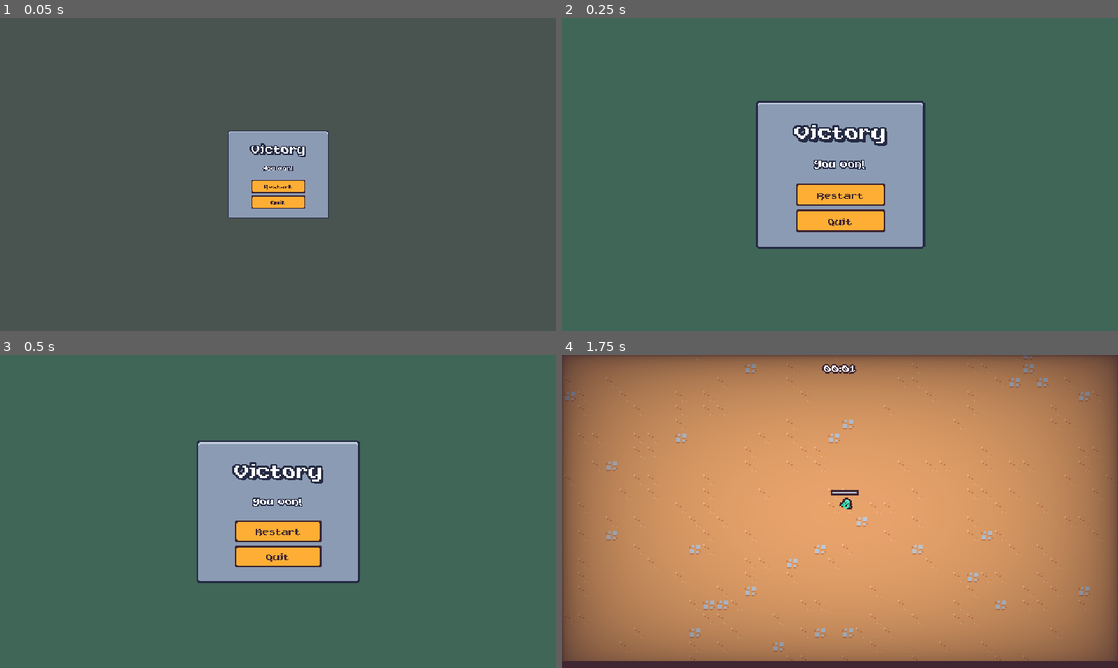
Above: before the commit, frames 1-4 (two rows, left to right).
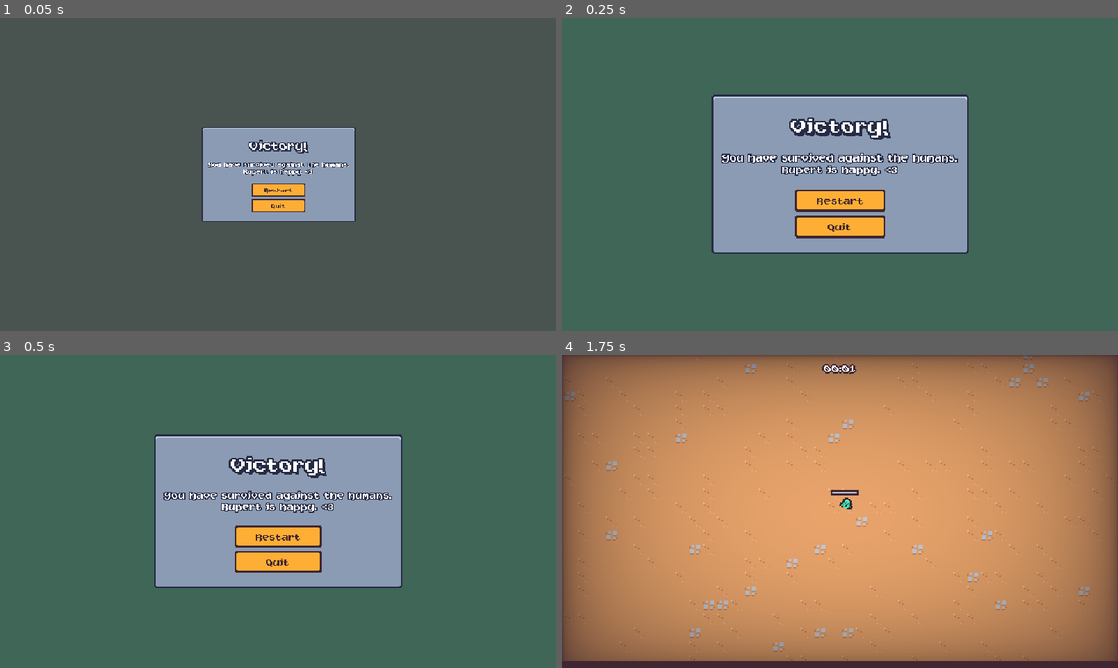
Above: after the commit, the same moments.

Repository: Dommss/2DSurvivorsCourse
Game: Godot game, scene res://scenes/UI/end_screen.tscn
Same seed, same stepped clock (60 frames per second), same inputs: the game is played once before the commit and once after it. This scene is started directly instead of the project's main scene.
Inputs (mouse positions are in pixels of both pictures, inside the frame that each line leads up to):
- Up to frame 1 (0.05 s): no input
- Up to frame 2 (0.25 s): no input
- Up to frame 3 (0.5 s): no input
- Up to frame 4 (1.75 s): click "Restart" at 0.5 s; tap Enter at 1.25 s; move the mouse to (962, 495) at 1.27 s; press the mouse at (962, 495) at 1.28 s; hold D (move_right) from 1.28 s (still down)

The runs differ from the first frame. In frame 1, 4.8% of the frame differs, in the area x 36-64%, y 34-66%; in frame 2, 14%, in the area x 26-74%, y 24-76%; in frame 3, 13%; in frame 4, nothing differs.

Commit message:
adding sfx to ui elements

Diff:
--- a/scenes/UI/ability_upgrade_card.tscn
+++ b/scenes/UI/ability_upgrade_card.tscn
@@ -1,6 +1,17 @@
-[gd_scene load_steps=10 format=3 uid="uid://betipsdqoibs8"]
+[gd_scene load_steps=21 format=3 uid="uid://betipsdqoibs8"]
 
 [ext_resource type="Script" path="res://scenes/UI/ability_upgrade_card.gd" id="1_c46l8"]
+[ext_resource type="PackedScene" uid="uid://cvxusj4uds84a" path="res://scenes/components/random_stream_player_component.tscn" id="2_5v31y"]
+[ext_resource type="AudioStream" uid="uid://cbttr2sapv1lp" path="res://assets/audio/switch1.ogg" id="3_ul3e6"]
+[ext_resource type="AudioStream" uid="uid://df2enp2dcy8q3" path="res://assets/audio/switch2.ogg" id="4_oi1i6"]
+[ext_resource type="AudioStream" uid="uid://bn0moaqc28xde" path="res://assets/audio/switch3.ogg" id="5_vt0ns"]
+[ext_resource type="AudioStream" uid="uid://1hce4eypgsh5" path="res://assets/audio/switch4.ogg" id="6_nso82"]
+[ext_resource type="AudioStream" uid="uid://be17dvytufya5" path="res://assets/audio/switch5.ogg" id="7_2nuia"]
+[ext_resource type="AudioStream" uid="uid://bie8858cgjvxe" path="res://assets/audio/switch6.ogg" id="8_6016s"]
+[ext_resource type="AudioStream" uid="uid://dmmcljd3sg2k1" path="res://assets/audio/switch7.ogg" id="9_m3hl3"]
+[ext_resource type="AudioStream" uid="uid://dnabds3v5q48r" path="res://assets/audio/switch8.ogg" id="10_5pkm3"]
+[ext_resource type="AudioStream" uid="uid://bfd1hnrslukls" path="res://assets/audio/switch9.ogg" id="11_kvabh"]
+[ext_resource type="AudioStream" uid="uid://dy7dyrunak7bh" path="res://assets/audio/switch10.ogg" id="12_ila61"]
 
 [sub_resource type="Animation" id="Animation_vm240"]
 resource_name = "in"
@@ -98,6 +109,20 @@
 "update": 0,
 "values": [0.0, -0.174533, 0.0872665, 0.0]
 }
+tracks/2/type = "method"
+tracks/2/imported = false
+tracks/2/enabled = true
+tracks/2/path = NodePath("ClickPlayerComponent")
+tracks/2/interp = 1
+tracks/2/loop_wrap = true
+tracks/2/keys = {
+"times": PackedFloat32Array(0),
+"transitions": PackedFloat32Array(1),
+"values": [{
+"args": [],
+"method": &"play_random"
+}]
+}
 
 [sub_resource type="Animation" id="Animation_jn62w"]
 resource_name = "discard"
@@ -140,6 +165,20 @@
 "update": 0,
 "values": [0.0, -0.0523599, 0.0523599, 0.0]
 }
+tracks/1/type = "method"
+tracks/1/imported = false
+tracks/1/enabled = true
+tracks/1/path = NodePath("HoverPlayerComponent")
+tracks/1/interp = 1
+tracks/1/loop_wrap = true
+tracks/1/keys = {
+"times": PackedFloat32Array(0),
+"transitions": PackedFloat32Array(1),
+"values": [{
+"args": [],
+"method": &"play_random"
+}]
+}
 
 [sub_resource type="Animation" id="Animation_ulmsp"]
 length = 0.001
@@ -166,6 +205,13 @@
 custom_minimum_size = Vector2(140, 170)
 pivot_offset = Vector2(70, 85)
 script = ExtResource("1_c46l8")
+
+[node name="HoverPlayerComponent" parent="." instance=ExtResource("2_5v31y")]
+volume_db = -32.0
+streams = Array[AudioStream]([ExtResource("3_ul3e6"), ExtResource("4_oi1i6"), ExtResource("5_vt0ns"), ExtResource("6_nso82"), ExtResource("7_2nuia"), ExtResource("8_6016s"), ExtResource("9_m3hl3"), ExtResource("10_5pkm3"), ExtResource("11_kvabh"), ExtResource("12_ila61")])
+
+[node name="ClickPlayerComponent" parent="." instance=ExtResource("2_5v31y")]
+streams = Array[AudioStream]([ExtResource("3_ul3e6"), ExtResource("4_oi1i6"), ExtResource("5_vt0ns"), ExtResource("6_nso82"), ExtResource("7_2nuia"), ExtResource("8_6016s"), ExtResource("9_m3hl3"), ExtResource("10_5pkm3"), ExtResource("11_kvabh"), ExtResource("12_ila61")])
 
 [node name="AnimationPlayer" type="AnimationPlayer" parent="."]
 libraries = {
--- a/scenes/UI/end_screen.tscn
+++ b/scenes/UI/end_screen.tscn
@@ -1,6 +1,7 @@
-[gd_scene load_steps=6 format=3 uid="uid://bbu17x8hxx3y5"]
+[gd_scene load_steps=7 format=3 uid="uid://bbu17x8hxx3y5"]
 
 [ext_resource type="Script" path="res://scenes/UI/end_screen.gd" id="1_qs6tr"]
+[ext_resource type="PackedScene" uid="uid://d0ej5bif4usrb" path="res://scenes/UI/sound_button.tscn" id="2_ljcjp"]
 
 [sub_resource type="Animation" id="Animation_vsxkb"]
 resource_name = "in"
@@ -110,7 +111,7 @@
 theme_override_constants/shadow_offset_y = 3
 theme_override_constants/outline_size = 8
 theme_override_font_sizes/font_size = 32
-text = "Victory"
+text = "Victory!"
 horizontal_alignment = 1
 vertical_alignment = 1
 
@@ -122,21 +123,22 @@
 theme_override_constants/shadow_offset_x = 0
 theme_override_constants/shadow_offset_y = 0
 theme_override_constants/outline_size = 3
-text = "You won!"
+text = "You have survived against the humans.
+Rupert is happy. <3"
 horizontal_alignment = 1
 vertical_alignment = 1
 
 [node name="VBoxContainer" type="VBoxContainer" parent="MarginContainer/PanelContainer/MarginContainer/VBoxContainer"]
 layout_mode = 2
 
-[node name="RestartButton" type="Button" parent="MarginContainer/PanelContainer/MarginContainer/VBoxContainer/VBoxContainer"]
+[node name="RestartButton" parent="MarginContainer/PanelContainer/MarginContainer/VBoxContainer/VBoxContainer" instance=ExtResource("2_ljcjp")]
 unique_name_in_owner = true
 custom_minimum_size = Vector2(100, 25)
 layout_mode = 2
 size_flags_horizontal = 4
 text = "Restart"
 
-[node name="QuitButton" type="Button" parent="MarginContainer/PanelContainer/MarginContainer/VBoxContainer/VBoxContainer"]
+[node name="QuitButton" parent="MarginContainer/PanelContainer/MarginContainer/VBoxContainer/VBoxContainer" instance=ExtResource("2_ljcjp")]
 unique_name_in_owner = true
 custom_minimum_size = Vector2(100, 25)
 layout_mode = 2
--- /dev/null
+++ b/scenes/UI/sound_button.gd
@@ -0,0 +1,9 @@
+extends Button
+
+
+func _ready():
+	pressed.connect(on_pressed)
+
+
+func on_pressed():
+	$RandomStreamPlayerComponent.play_random()
--- /dev/null
+++ b/scenes/UI/sound_button.tscn
@@ -0,0 +1,18 @@
+[gd_scene load_steps=8 format=3 uid="uid://d0ej5bif4usrb"]
+
+[ext_resource type="Script" path="res://scenes/UI/sound_button.gd" id="1_jkh4m"]
+[ext_resource type="PackedScene" uid="uid://cvxusj4uds84a" path="res://scenes/components/random_stream_player_component.tscn" id="2_gkrva"]
+[ext_resource type="AudioStream" uid="uid://cjd27lv33wght" path="res://assets/audio/click1.ogg" id="3_mejg4"]
+[ext_resource type="AudioStream" uid="uid://dxlkbkhswsgxr" path="res://assets/audio/click2.ogg" id="4_fl8y8"]
+[ext_resource type="AudioStream" uid="uid://bglmwxp27w1h5" path="res://assets/audio/click3.ogg" id="5_l6y2v"]
+[ext_resource type="AudioStream" uid="uid://wa6sve7eskru" path="res://assets/audio/click4.ogg" id="6_yd3ap"]
+[ext_resource type="AudioStream" uid="uid://cb50x55o1norj" path="res://assets/audio/click5.ogg" id="7_7cny8"]
+
+[node name="SoundButton" type="Button"]
+offset_right = 6.0
+offset_bottom = 6.0
+text = "sound button"
+script = ExtResource("1_jkh4m")
+
+[node name="RandomStreamPlayerComponent" parent="." instance=ExtResource("2_gkrva")]
+streams = Array[AudioStream]([ExtResource("3_mejg4"), ExtResource("4_fl8y8"), ExtResource("5_l6y2v"), ExtResource("6_yd3ap"), ExtResource("7_7cny8")])
--- /dev/null
+++ b/scenes/components/random_stream_player_component.gd
@@ -0,0 +1,19 @@
+extends AudioStreamPlayer
+
+@export var streams: Array[AudioStream]
+@export var randomize_pitch = true
+@export var min_pitch = .9
+@export var max_pitch = 1.1
+
+
+func play_random():
+	if streams == null || streams.size() == 0:
+		return
+
+	if randomize_pitch:
+		pitch_scale = randf_range(min_pitch, max_pitch)
+	else:
+		pitch_scale = 1
+
+	stream = streams.pick_random()
+	play()
--- /dev/null
+++ b/scenes/components/random_stream_player_component.tscn
@@ -0,0 +1,7 @@
+[gd_scene load_steps=2 format=3 uid="uid://cvxusj4uds84a"]
+
+[ext_resource type="Script" path="res://scenes/components/random_stream_player_component.gd" id="1_h2qnh"]
+
+[node name="RandomStreamPlayerComponent" type="AudioStreamPlayer"]
+bus = &"SFX"
+script = ExtResource("1_h2qnh")
Not shown, added: assets/audio/click1.ogg.import
Not shown, added: assets/audio/click2.ogg.import
Not shown, added: assets/audio/click3.ogg.import
Not shown, added: assets/audio/click4.ogg.import
Not shown, added: assets/audio/click5.ogg.import
Not shown, added: assets/audio/switch1.ogg.import
Not shown, added: assets/audio/switch10.ogg.import
Not shown, added: assets/audio/switch2.ogg.import
Not shown, added: assets/audio/switch3.ogg.import
Not shown, added: assets/audio/switch4.ogg.import
Not shown, added: assets/audio/switch5.ogg.import
Not shown, added: assets/audio/switch6.ogg.import
(and 18 more such lines)
